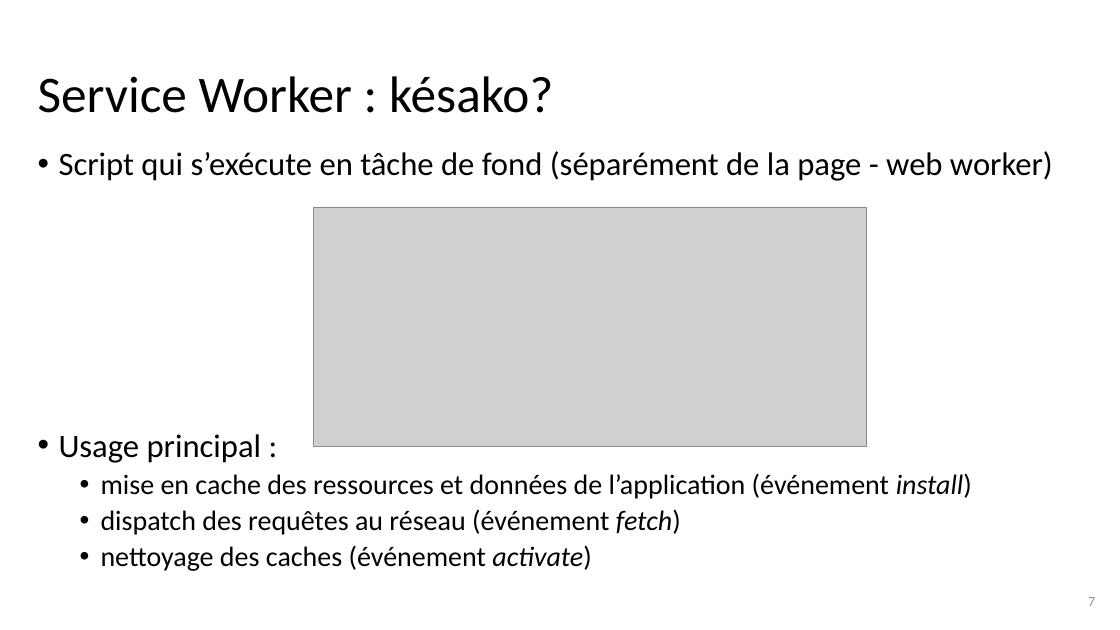
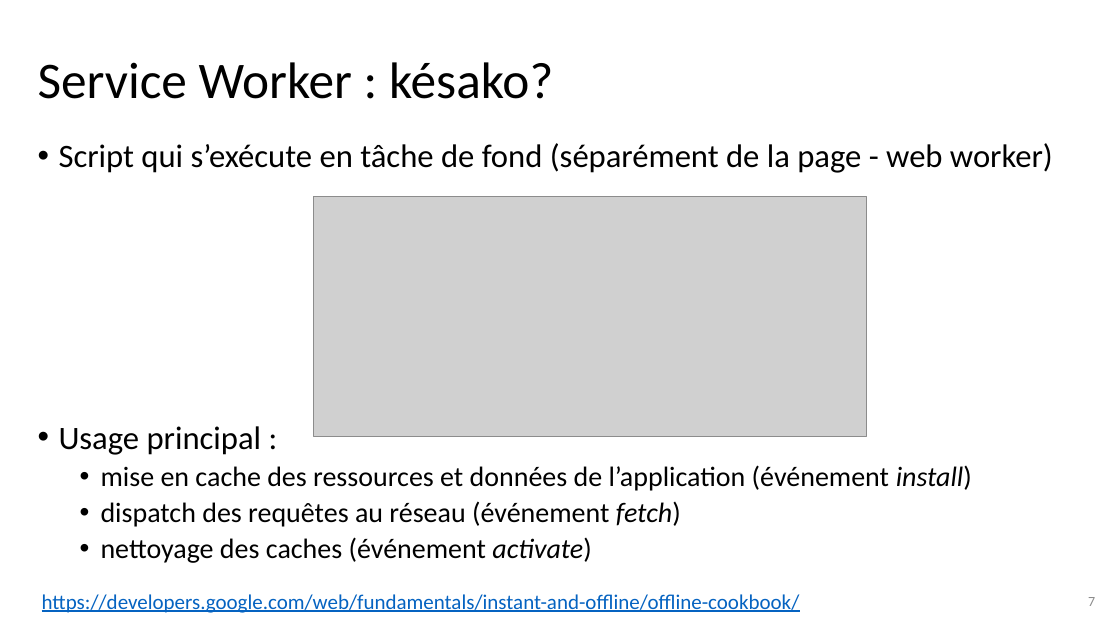
Before and after one commit to fdadeau/scanettePWA, a slide deck: slide 7 of sujet/PWA.pptx. Drawn at 1120x630 pixels with LibreOffice and Linux fonts; fonts in the diff are those of the drawing; grey boxes stand for pictures; background and template pictures are left out. Boxes give left, top, right and bottom in pixels: in the first picture for what was removed or moved away, otherwise in the second. Text is boxed around its words. In the diff, an @@ line names an element or a change of style, - is before the commit and + after.

```diff
--- a/sujet/PWA.pptx
+++ b/sujet/PWA.pptx
@@ title "Service Worker : késako?": place and size @@
-title "Service Worker : késako?" at bbox=[38, 76, 553, 113]
+title "Service Worker : késako?" at bbox=[38, 62, 553, 99]
@@ text "Script qui s’exécute en tâche ...": place and size @@
-text "Script qui s’exécute en tâche ..." at bbox=[59, 151, 1053, 571]
+text "Script qui s’exécute en tâche ..." at bbox=[59, 143, 1053, 563]
@@ picture: place and size @@
-picture at bbox=[313, 207, 866, 446]
+picture at bbox=[313, 197, 866, 436]
@@ text added at bbox=[42, 594, 800, 613], 18 pt, text #0563C1, underline @@
+https://developers.google.com/web/fundamentals/instant-and-offline/offline-cookbook/
```
Also in this commit, not shown: 1 other slide changed, 1 slide added, 1 slide removed, 1 other file.
